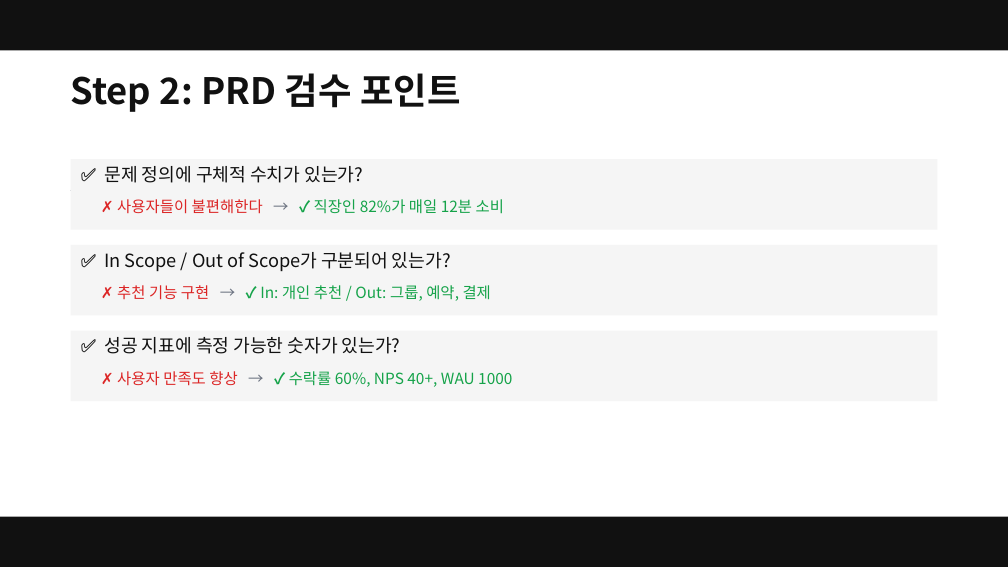
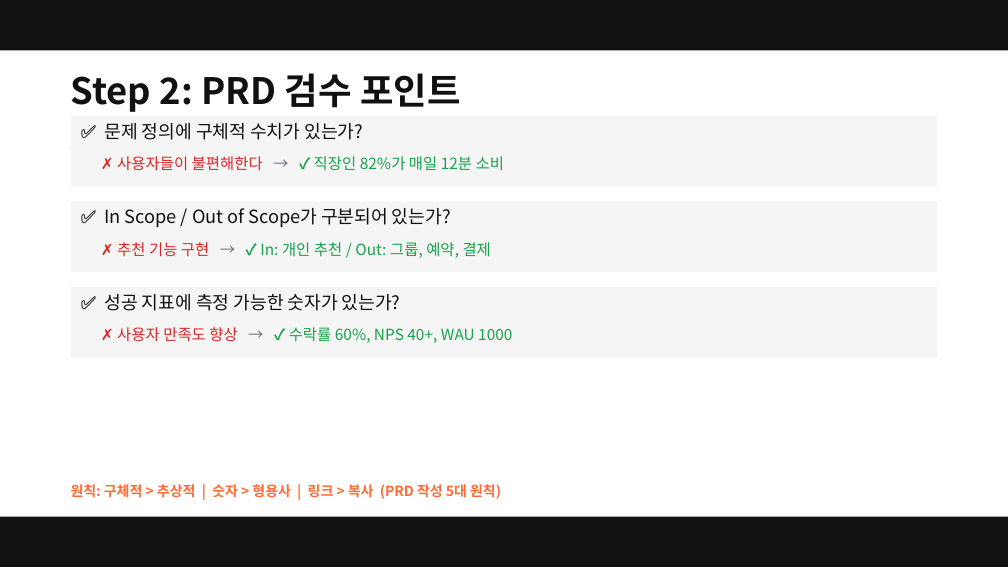
Before and after one commit to smilesjcha/ai-native-pm, a slide deck: slide 29 of projects/26Q3_Fastcampus-Lecture/assets/pptx/ai-native-pm-lecture.pptx. Drawn at 1008x567 pixels with LibreOffice and Linux fonts; fonts in the diff are those of the drawing. Boxes give left, top, right and bottom in pixels: in the first picture for what was removed or moved away, otherwise in the second. Text is boxed around its words. In the diff, an @@ line names an element or a change of style, - is before the commit and + after.

```diff
--- a/projects/26Q3_Fastcampus-Lecture/assets/pptx/ai-native-pm-lecture.pptx
+++ b/projects/26Q3_Fastcampus-Lecture/assets/pptx/ai-native-pm-lecture.pptx
@@ 7 texts, 3 rectangles: place and size @@
-7 texts, 3 rectangles at (71, 159, 937, 401)
+7 texts, 3 rectangles at (71, 116, 937, 358)
@@ text added at (71, 484, 501, 499), 10 pt, text #FF6B35, bold @@
+원칙: 구체적 > 추상적 | 숫자 > 형용사 | 링크 > 복사 (PRD 작성 5대 원칙)
```
Also in this commit, not shown: 26 other slides changed, 1 slide added, 1 other file.
